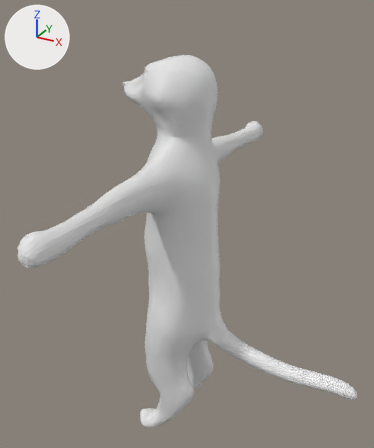
Before and after pictures for a commit that changed the Blender file grey_fox.blend.
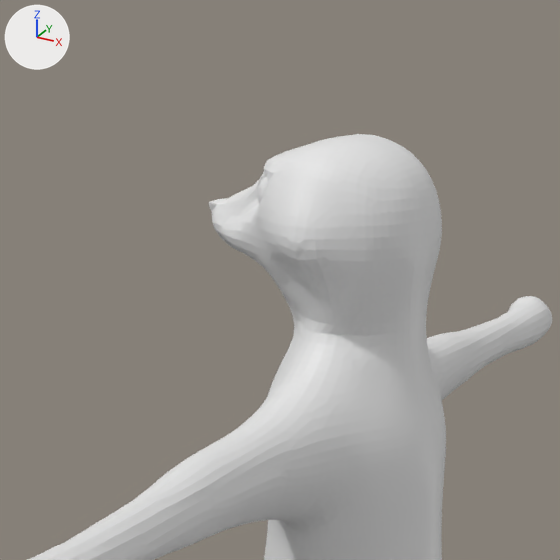
Each version appears first whole from a 50 mm lens placed at (5.87, -10.29, 8.12), pointed at (0.36, -0.27, 3.11), and next in a close-up on the part from 10% to 71% of the width and 0% to 51% of the height. The axes (+X, +Y, +Z) are drawn at upper left. The lights are the same throughout.
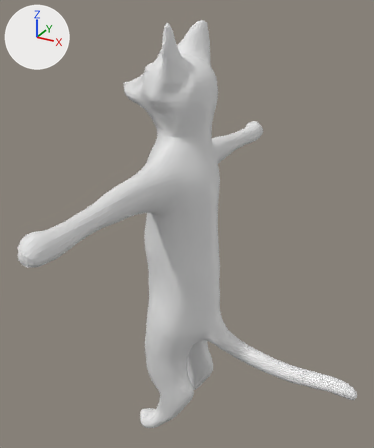
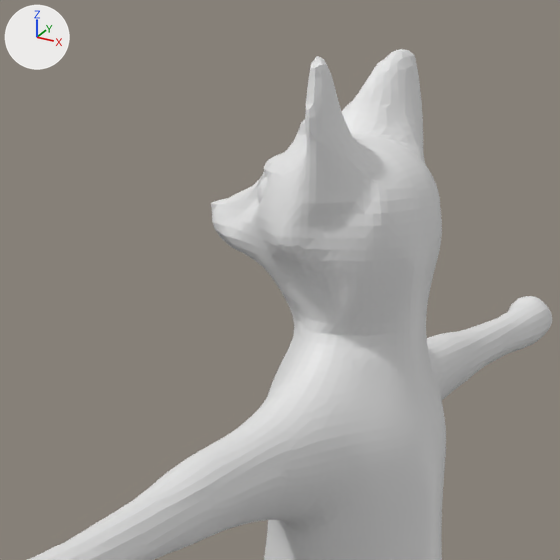
Where the change shows, as pixel boxes (x1, y1, x2, y2) in the close-ups (560 x 560 px; the box of a moved part takes in the faces that stretch with it):
```json
{"object": "Cube.001", "change": "reshaped", "before": [27, 134, 552, 560], "after": [27, 49, 552, 560]}
{"part": 1, "of": "me_cube_002", "change": "moved or reshaped", "before": [209, 134, 441, 325], "after": [211, 49, 441, 325]}
```

Scene script edits in JSON lines:
```json
{"block": "me_cube_002", "where": "# used by ob_cube_001; location = (0.0, 0.0, 2.64)"}
{"op": "remove", "block": "me_cube_002", "code": "me_cube_002.from_pydata(...)  # 10985 vertices, 10983 faces; spans x -1.48..4.76, y -5.11..5.11, z -5.82..4.3"}
{"op": "add", "block": "me_cube_002", "code": "me_cube_002.from_pydata(...)  # 11354 vertices, 11352 faces; spans x -1.48..4.76, y -5.11..5.11, z -5.82..5.0"}
{"block": "me_cube_002", "change": "me_cube_002 part 1: 378 vertices moved from x -1.37..0.74, y -0.98..0.98, z 2.82..4.3 to x -1.36..0.75, y -1.01..1.02, z 2.83..4.74; 273 vertices removed from x -1.48..0.68, y -0.98..0.98, z 3.27..4.28; 642 vertices added at x -1.48..0.69, y -1.02..1.02, z 3.28..5.0"}
```
